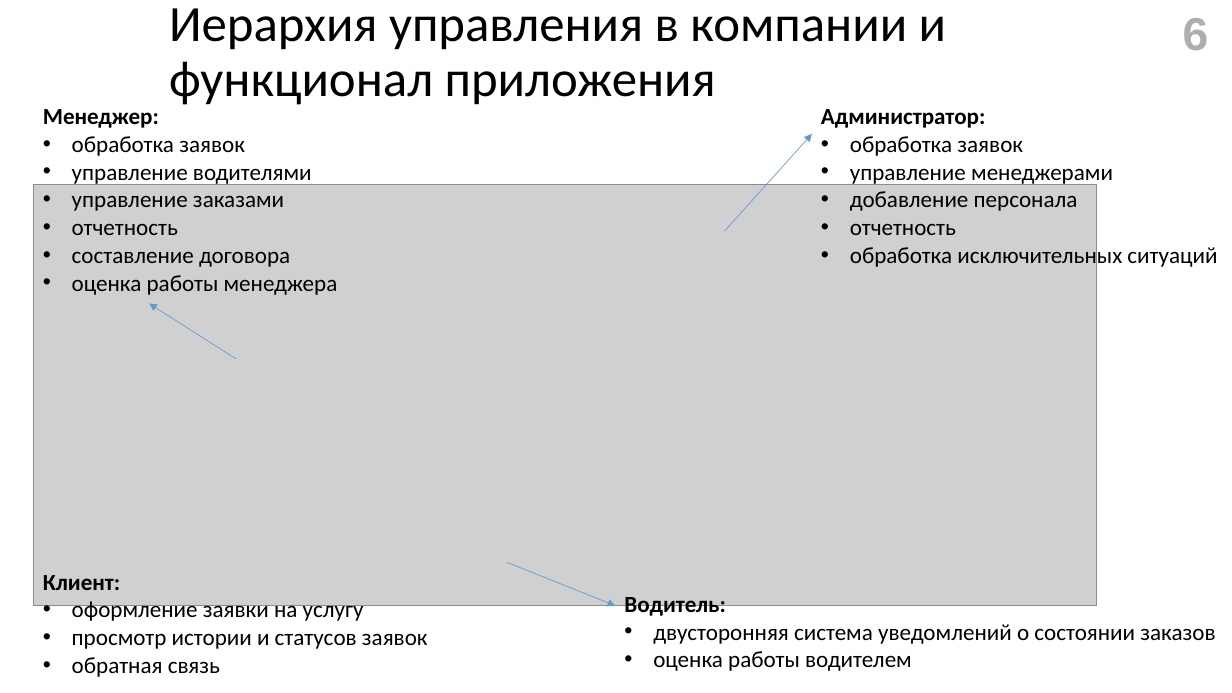
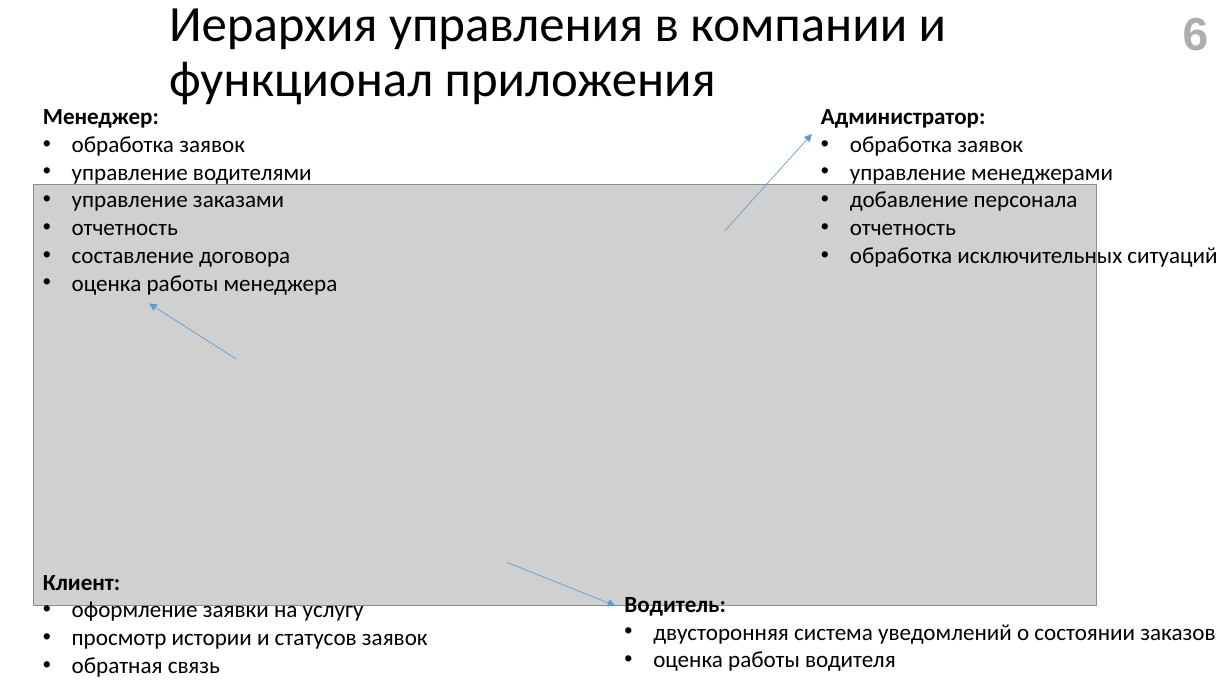
Before and after one commit to gromov-nikita/diplomHUB, a slide deck: slide 6 of diplom v2.0/doc/Презентация.pptx. Drawn at 1232x693 pixels with LibreOffice and Linux fonts; fonts in the diff are those of the drawing; grey boxes stand for pictures. Boxes give left, top, right and bottom in pixels: in the first picture for what was removed or moved away, otherwise in the second. Text is boxed around its words. In the diff, an @@ line names an element or a change of style, - is before the commit and + after.

```diff
--- a/diplom v2.0/doc/Презентация.pptx
+++ b/diplom v2.0/doc/Презентация.pptx
@@ text at (x1=653, y1=651, x2=896, y2=671): text changed @@
-• оценка работы водителем
+• оценка работы водителя
```
Also in this commit, not shown: 1 other slide changed.
